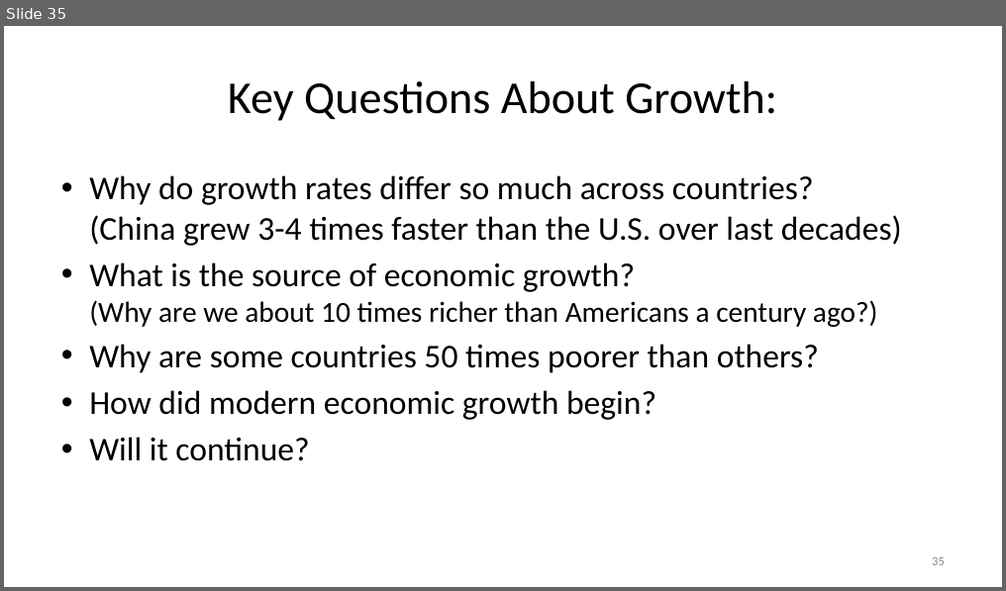
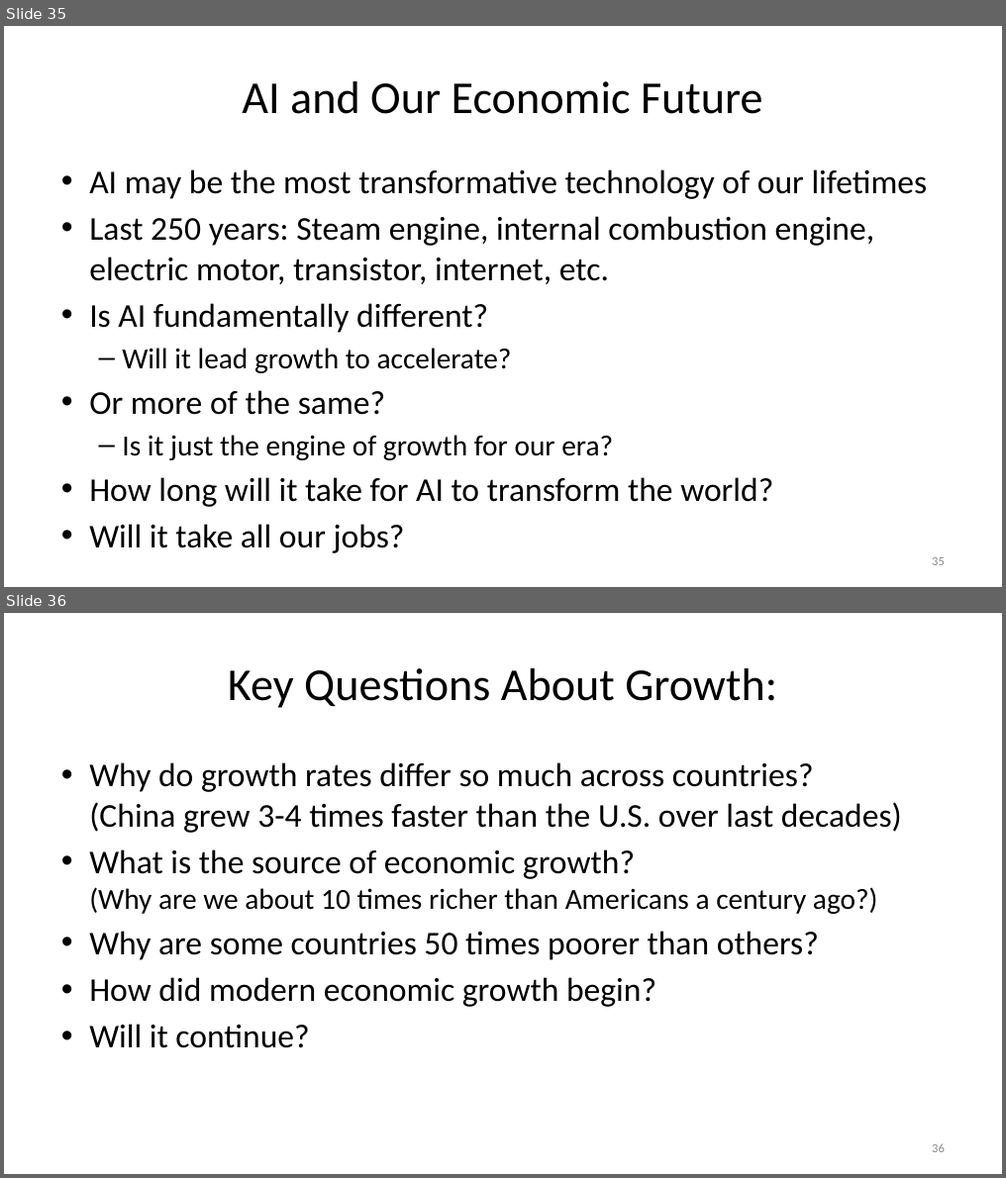
Before and after one commit to jonsteinsson/jonsteinsson.github.io, a slide deck: static/teaching/Lecture01Intro.pptx. Shown one above the other, each under a label of ours: slide 35 before the commit, slides 35 and 36 after it. The pictures are 1006x591 and 1006x1178 pixels, drawn with LibreOffice and Linux fonts; fonts in the diff are those of the drawing. Boxes give left, top, right and bottom in pixels: in the first picture for what was removed or moved away, otherwise in the second. Text is boxed around its words. In the diff, an @@ line names an element or a change of style, - is before the commit and + after.

```diff
--- a/static/teaching/Lecture01Intro.pptx
+++ b/static/teaching/Lecture01Intro.pptx
@@ slide 35 added at box(4, 26, 1002, 587), background #FFFFFF @@
@@ title added at box(242, 81, 763, 114), 44 pt, text #000000 @@
+AI and Our Economic Future
@@ text added at box(89, 170, 928, 554), 32 pt, text #000000 @@
+• AI may be the most transformative technology of our lifetimes
+• Last 250 years: Steam engine, internal combustion engine, electric motor, transistor, internet, etc.
+• Is AI fundamentally different?
+  – Will it lead growth to accelerate?
+• Or more of the same?
+  – Is it just the engine of growth for our era?
+• How long will it take for AI to transform the world?
+• Will it take all our jobs?
@@ page number added at box(932, 558, 944, 566), 12 pt, text #8C8C8C @@
+35
@@ what was slide 35 is now slide 36 @@
```
Also in this commit, not shown: 11 slides changed, 1 other slide added, 1 other file.
